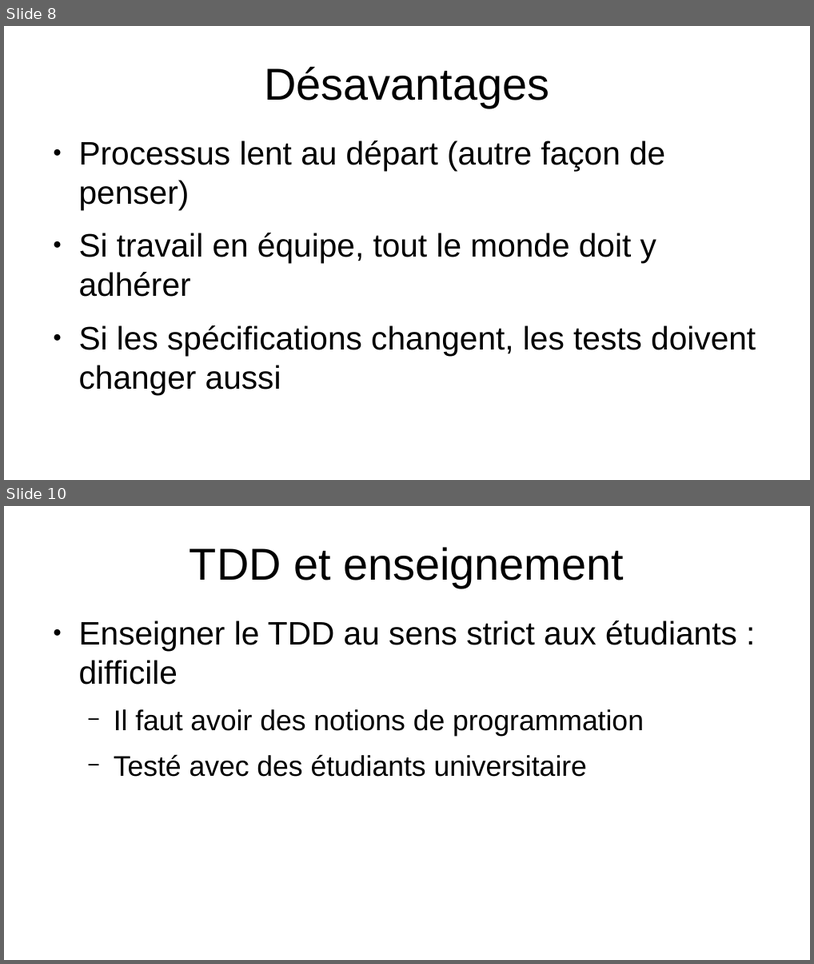
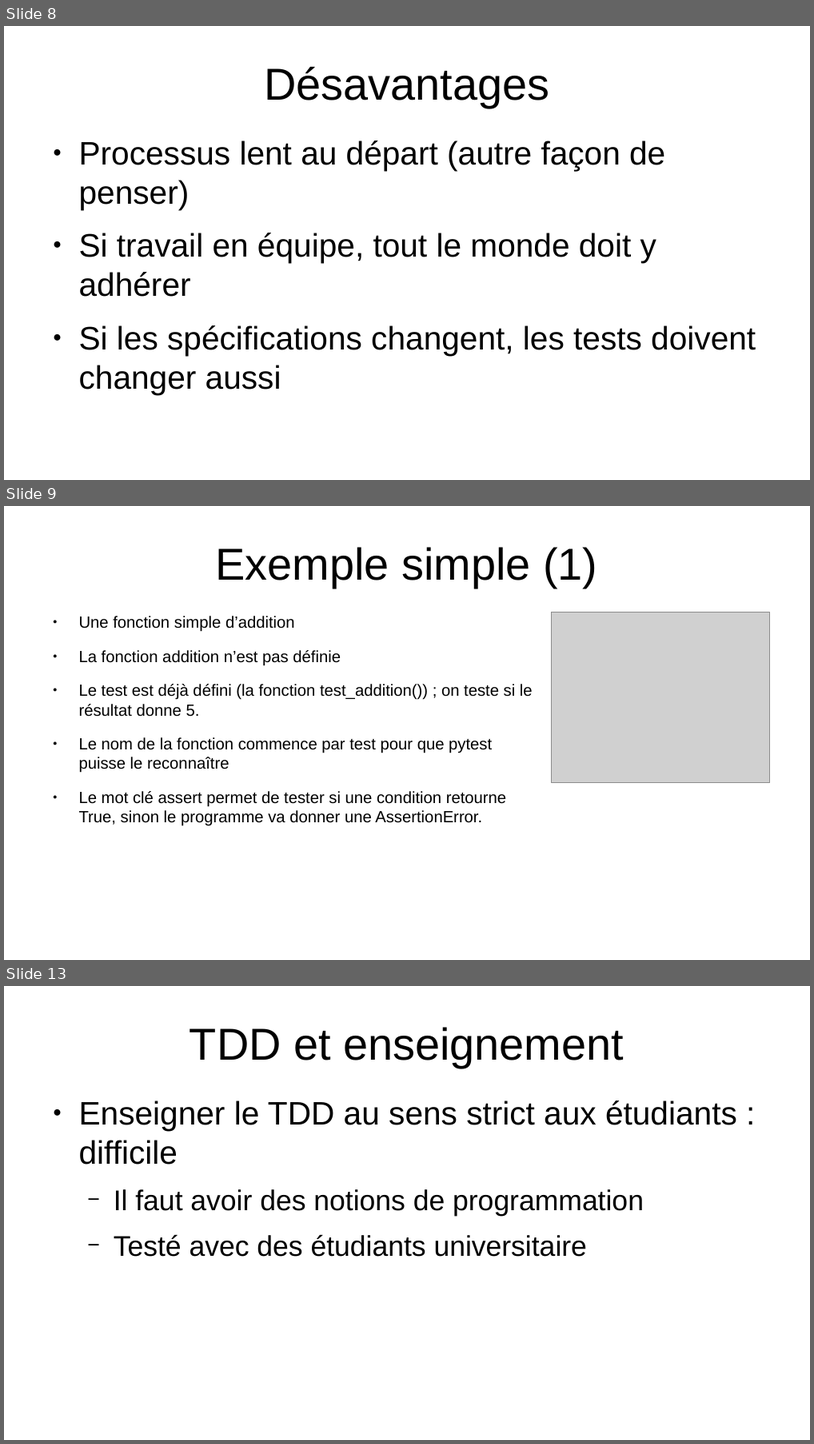
Before and after one commit to ymettraux/Projet_CLP, a slide deck: CLP_2.pptx. Shown one above the other, each under a label of ours: slides 8 and 10 before the commit, slides 8, 9 and 13 after it; the slides between them are not shown. The pictures are 814x964 and 814x1444 pixels, drawn with LibreOffice and Linux fonts; fonts in the diff are those of the drawing; grey boxes stand for pictures. Boxes give left, top, right and bottom in pixels: in the first picture for what was removed or moved away, otherwise in the second. Text is boxed around its words. In the diff, an @@ line names an element or a change of style, - is before the commit and + after.

```diff
--- a/CLP_2.pptx
+++ b/CLP_2.pptx
@@ slide 9 added at bbox=[4, 506, 810, 960], background #FFFFFF @@
@@ text added at bbox=[216, 547, 598, 588], 44 pt, text #000000 @@
+Exemple simple (1)
@@ text added at bbox=[79, 616, 533, 826], 16 pt, text #000000 @@
+● Une fonction simple d’addition
+● La fonction addition n’est pas définie
+● Le test est déjà défini (la fonction test_addition()) ; on teste si le résultat donne 5.
+● Le nom de la fonction commence par test pour que pytest puisse le reconnaître
+● Le mot clé assert permet de tester si une condition retourne True, sinon le programme va donner une AssertionError.
@@ picture added at bbox=[552, 612, 770, 783] @@
@@ what was slide 10 is now slide 13 @@
```
Also in this commit, not shown: 1 slide changed, 4 other slides added, 2 slides removed, 1 other file.
